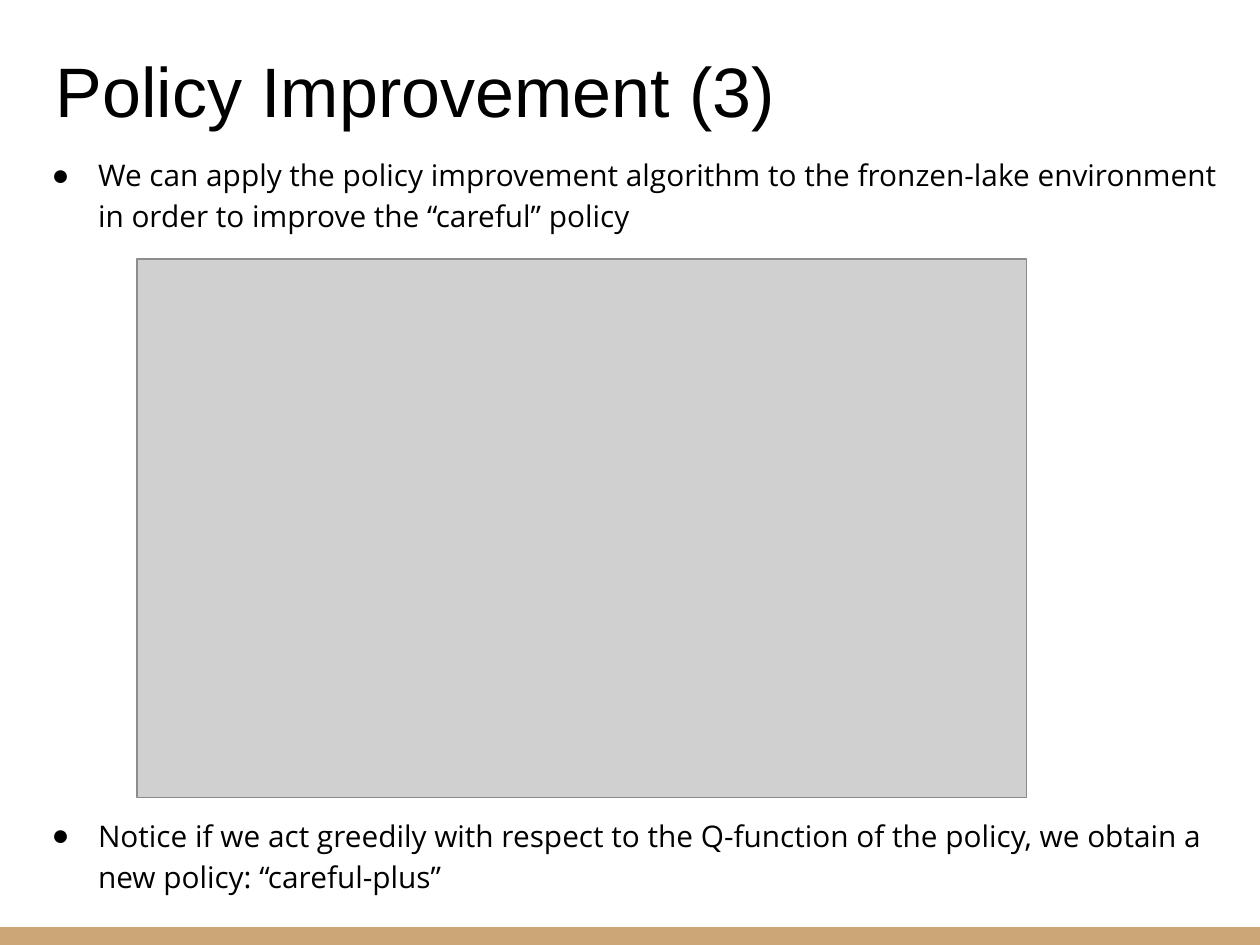
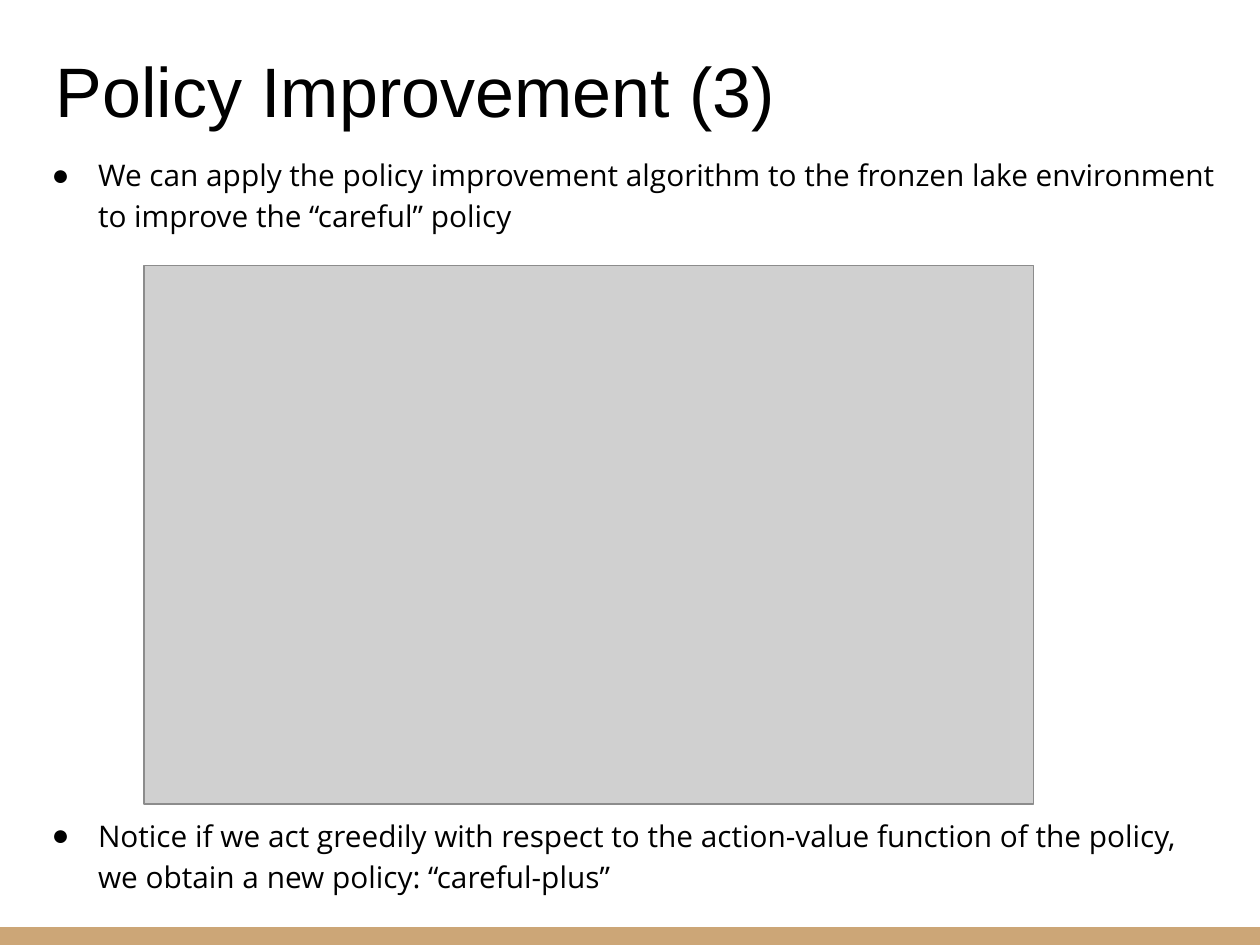
Before and after one commit to riccardoberta/autonomous-agents, a slide deck: slide 16 of 02 - Dynamic Programming/slides.pptx. Drawn at 1260x945 pixels with LibreOffice and Linux fonts; fonts in the diff are those of the drawing; grey boxes stand for pictures. Boxes give left, top, right and bottom in pixels: in the first picture for what was removed or moved away, otherwise in the second. Text is boxed around its words. In the diff, an @@ line names an element or a change of style, - is before the commit and + after.

```diff
--- a/02 - Dynamic Programming/slides.pptx
+++ b/02 - Dynamic Programming/slides.pptx
@@ text at <box>98,163,1215,895</box>: text changed @@
-● We can apply the policy improvement algorithm to the fronzen-lake environment in order to improve the “careful” policy
-● Notice if we act greedily with respect to the Q-function of the policy, we obtain a new policy: “careful-plus”
+● We can apply the policy improvement algorithm to the fronzen lake environment to improve the “careful” policy
+● Notice if we act greedily with respect to the action-value function of the policy, we obtain a new policy: “careful-plus”
@@ picture: place and size @@
-picture at <box>137,260,1027,798</box>
+picture at <box>144,266,1033,804</box>
```
Also in this commit, not shown: 3 other slides changed, 1 slide added, 5 other files.
